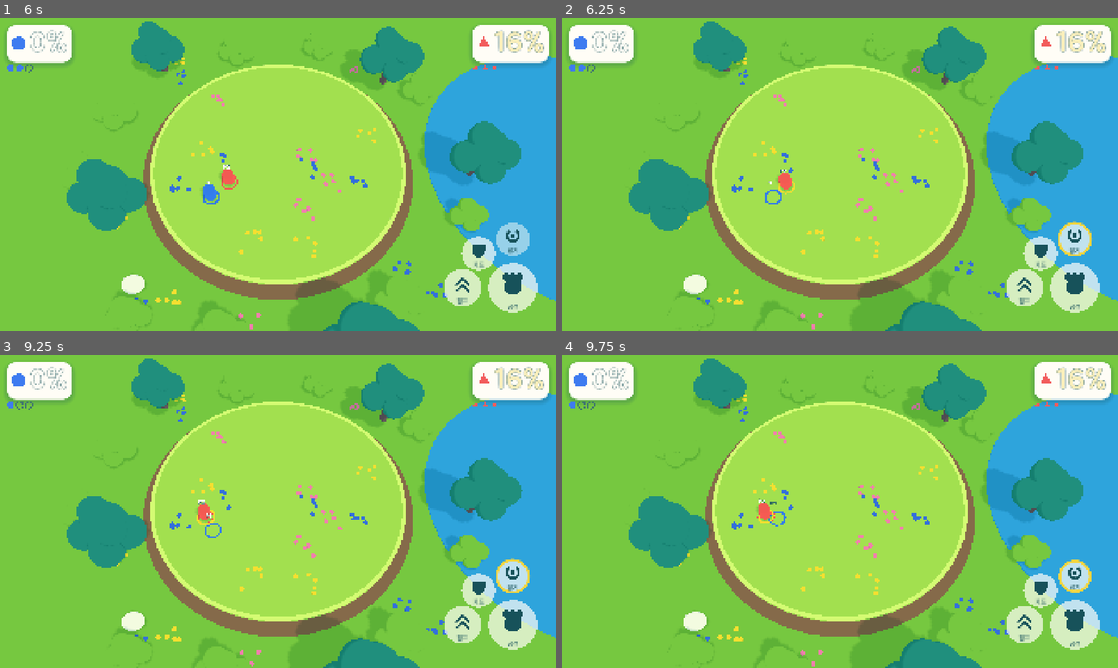
Above: before the commit, frames 1-4 (two rows, left to right).
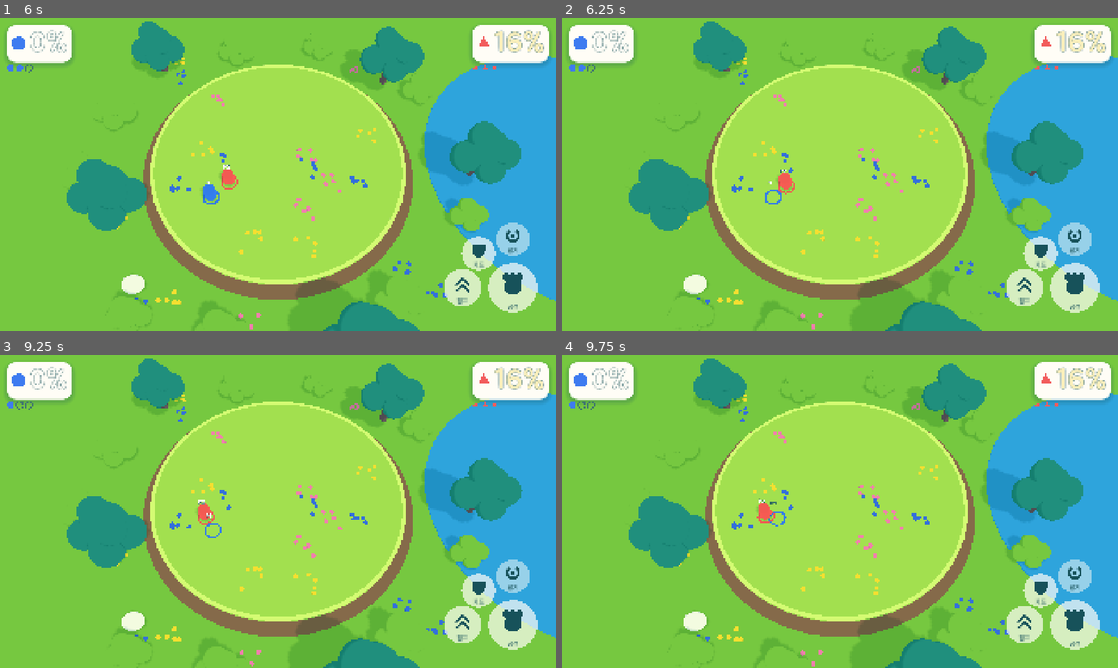
Above: after the commit, the same moments.

Repository: UICHEOL-HWANG/TheBrawlGuys
Game: Godot game, scene res://src/main/main.tscn
Same seed, same stepped clock (60 frames per second), same inputs: the game is played once before the commit and once after it.
Inputs (mouse positions are in pixels of both pictures, inside the frame that each line leads up to):
- Up to frame 1 (6 s): tap Enter (ui_accept) at 0.5, 2.75 s; move the mouse to (400, 158) at 0.52 s; hold D (p1_right) 0.53-1.25 s; tap U (p1_grab) at 0.6 s; click (400, 158) at 0.67 s; tap Space (p1_jump) at 0.77, 3.77 s; drag from (166, 190) to (250, 237) at 1.27 s; move the mouse to (333, 105) at 2.02 s; hold D (p1_right) 2.03-2.75 s; hold K (p1_heavy) 2.03-2.75 s; drag from (250, 237) to (111, 127) at 2.77 s; move the mouse to (444, 221) at 3.52 s; hold A (p1_left) 3.53-4.25 s; hold Shift 3.53-4.25 s; drag from (111, 127) to (194, 96) at 4.27 s; move the mouse to (305, 174) at 5.02 s; hold S (p1_down) 5.03-5.75 s; tap Ctrl at 5.1 s; click (305, 174) at 5.17 s; drag from (194, 96) to (166, 190) at 5.77 s
- Up to frame 2 (6.25 s): no input
- Up to frame 3 (9.25 s): move the mouse to (400, 495) at 6.52 s; hold W (p1_up) 6.53-7.25 s; hold L (p1_guard) 6.53-7.25 s; tap Space (p1_jump) at 6.77 s; tap Enter (ui_accept) at 7.25 s; drag from (166, 527) to (250, 574) at 7.27 s; move the mouse to (333, 442) at 8.02 s; hold S (p1_down) 8.03-8.75 s; tap J (p1_light) at 8.1 s; drag from (250, 574) to (111, 464) at 8.77 s
- Up to frame 4 (9.75 s): move the mouse to (1006, 558) at 9.52 s; hold W (p1_up) from 9.53 s (still down); tap Alt at 9.6 s; click (1006, 558) at 9.67 s

Frame 1 is identical in both runs. In frame 2, 0.5% of the frame differs, in the area x 38-96%, y 52-76%; in frame 3, 0.5%, in the area x 35-96%, y 49-76%; in frame 4, 0.5%.

Commit message:
fix: grab hint uses the sim grab box in front of the fighter and respects hitstop
Co-Authored-By: Claude Sonnet 5.5 <noreply@anthropic.com>

Diff:
--- a/src/input/grab_context.gd
+++ b/src/input/grab_context.gd
@@ -13,6 +13,8 @@
 		return _none()
 	var state := int(me["state"])
 	var pos: Vector3 = me["pos"]
+	if int(me["hitstop_ticks"]) > 0:
+		return _none()  # the sim swallows presses during hitstop
 	if state == Fighter.State.HOLDING:
 		return {"kind": Kind.THROW, "pos": pos}
 	if state != Fighter.State.IDLE and state != Fighter.State.MOVE and state != Fighter.State.AIR:
@@ -24,7 +26,7 @@
 	var item := _nearest_item(view, pos, config.item_pickup_radius)
 	if not item.is_empty():
 		return {"kind": Kind.ITEM, "pos": item["pos"]}
-	var foe := _foe_in_reach(view, self_id, pos, config.grab_forward + config.grab_half_width + config.fighter_radius)
+	var foe := _foe_in_box(view, self_id, me, config)
 	if not foe.is_empty():
 		return {"kind": Kind.FIGHTER, "pos": foe["pos"]}
 	return _none()
@@ -58,13 +60,21 @@
 	return best
 
 
-static func _foe_in_reach(view: Dictionary, self_id: int, pos: Vector3, reach: float) -> Dictionary:
+## First fighter the sim grab box would connect with: the box sits grab_forward in front of the
+## grabber (mirrors AttackSet._grab and Combat.hitbox_center).
+static func _foe_in_box(view: Dictionary, self_id: int, me: Dictionary, config: GameConfig) -> Dictionary:
+	var pos: Vector3 = me["pos"]
+	var facing: Vector3 = me["facing"]
+	var half_height := config.fighter_height * 0.5
+	var center := pos + facing * config.grab_forward + Vector3.UP * half_height
+	var half := Vector3(config.grab_half_width, half_height, config.grab_half_width)
+	var yaw := Collision.yaw_of(facing)
 	for f: Dictionary in view["fighters"]:
 		var s := int(f["state"])
 		if int(f["id"]) == self_id or s == Fighter.State.KO or s == Fighter.State.HELD or s == Fighter.State.HOLDING:
 			continue
 		if int(f["invuln_ticks"]) > 0:
 			continue
-		if _flat(f["pos"], pos) <= reach:
+		if Collision.capsule_hits_box(f["pos"], config.fighter_radius, config.fighter_height, center, yaw, half):
 			return f
 	return {}
--- a/tests/unit/test_grab_context.gd
+++ b/tests/unit/test_grab_context.gd
@@ -65,3 +65,46 @@
 	w.fighters[0].set_state(Fighter.State.AIR)
 	w.fighters[0].on_ground = false
 	assert_eq(_eval(w), GrabContext.Kind.NONE, "pickups and grabs need the ground")
+
+
+func test_fighter_behind_is_none() -> void:
+	var w := _world()
+	w.fighters[0].facing = Vector3(1, 0, 0)
+	w.fighters[1].pos = w.fighters[0].pos + Vector3(-1.0, 0, 0)
+	assert_eq(_eval(w), GrabContext.Kind.NONE, "the grab box is in front of the fighter")
+	w.fighters[1].pos = w.fighters[0].pos + Vector3(1.0, 0, 0)
+	assert_eq(_eval(w), GrabContext.Kind.FIGHTER)
+
+
+func test_fighter_beside_and_out_of_the_box_is_none() -> void:
+	var w := _world()
+	w.fighters[0].facing = Vector3(1, 0, 0)
+	w.fighters[1].pos = w.fighters[0].pos + Vector3(0.0, 0, w.config.grab_half_width + w.config.fighter_radius + 0.3)
+	assert_eq(_eval(w), GrabContext.Kind.NONE)
+
+
+func test_nearest_of_two_items_wins() -> void:
+	var w := _world()
+	var p := w.fighters[0].pos
+	w.items.add(Item.Kind.BAT, p + Vector3(0.9, 0, 0), Item.State.GROUND, w.config)
+	var near := w.items.add(Item.Kind.ROCK, p + Vector3(0, 0, 0.4), Item.State.GROUND, w.config)
+	assert_eq(GrabContext.evaluate(w.state_view(), 0, w.config)["pos"], near.pos)
+
+
+func test_item_exactly_at_the_pickup_radius_counts_and_just_beyond_does_not() -> void:
+	var w := _world()
+	w.config.item_pickup_radius = 1.5  # exactly representable, so the boundary distance is exact
+	var r := w.config.item_pickup_radius
+	w.fighters[0].pos = Vector3.ZERO
+	w.items.add(Item.Kind.BAT, w.fighters[0].pos + Vector3(r, 0, 0), Item.State.GROUND, w.config)
+	assert_eq(_eval(w), GrabContext.Kind.ITEM, "exactly at the radius")
+	w.items.items[0].pos = w.fighters[0].pos + Vector3(r + 0.05, 0, 0)
+	assert_eq(_eval(w), GrabContext.Kind.NONE, "just beyond")
+
+
+func test_hitstop_is_none() -> void:
+	var w := _world()
+	w.fighters[0].facing = Vector3(1, 0, 0)
+	w.fighters[1].pos = w.fighters[0].pos + Vector3(1.0, 0, 0)
+	w.fighters[0].hitstop_ticks = 3
+	assert_eq(_eval(w), GrabContext.Kind.NONE, "the press is swallowed during hitstop")
